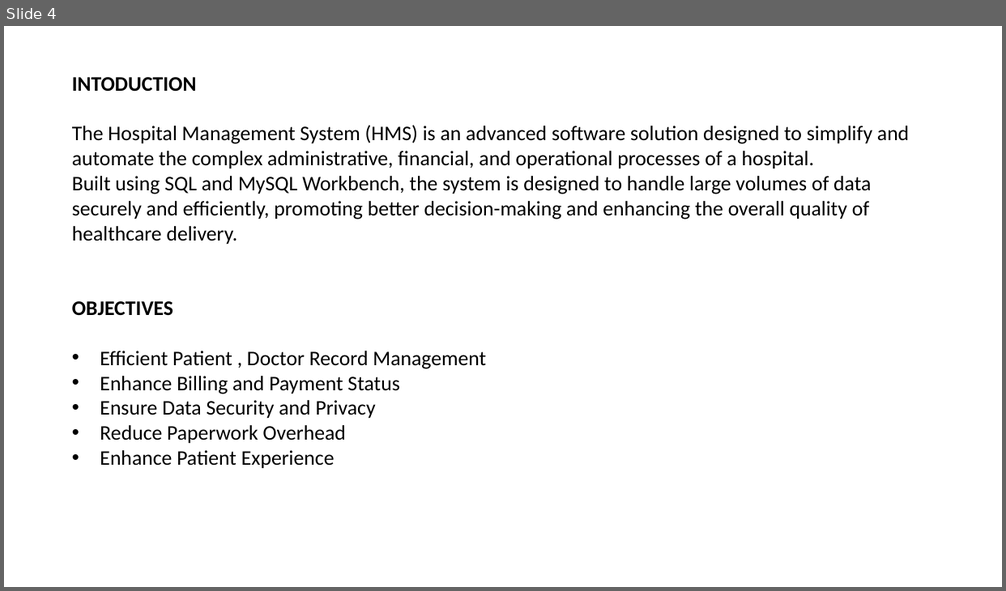
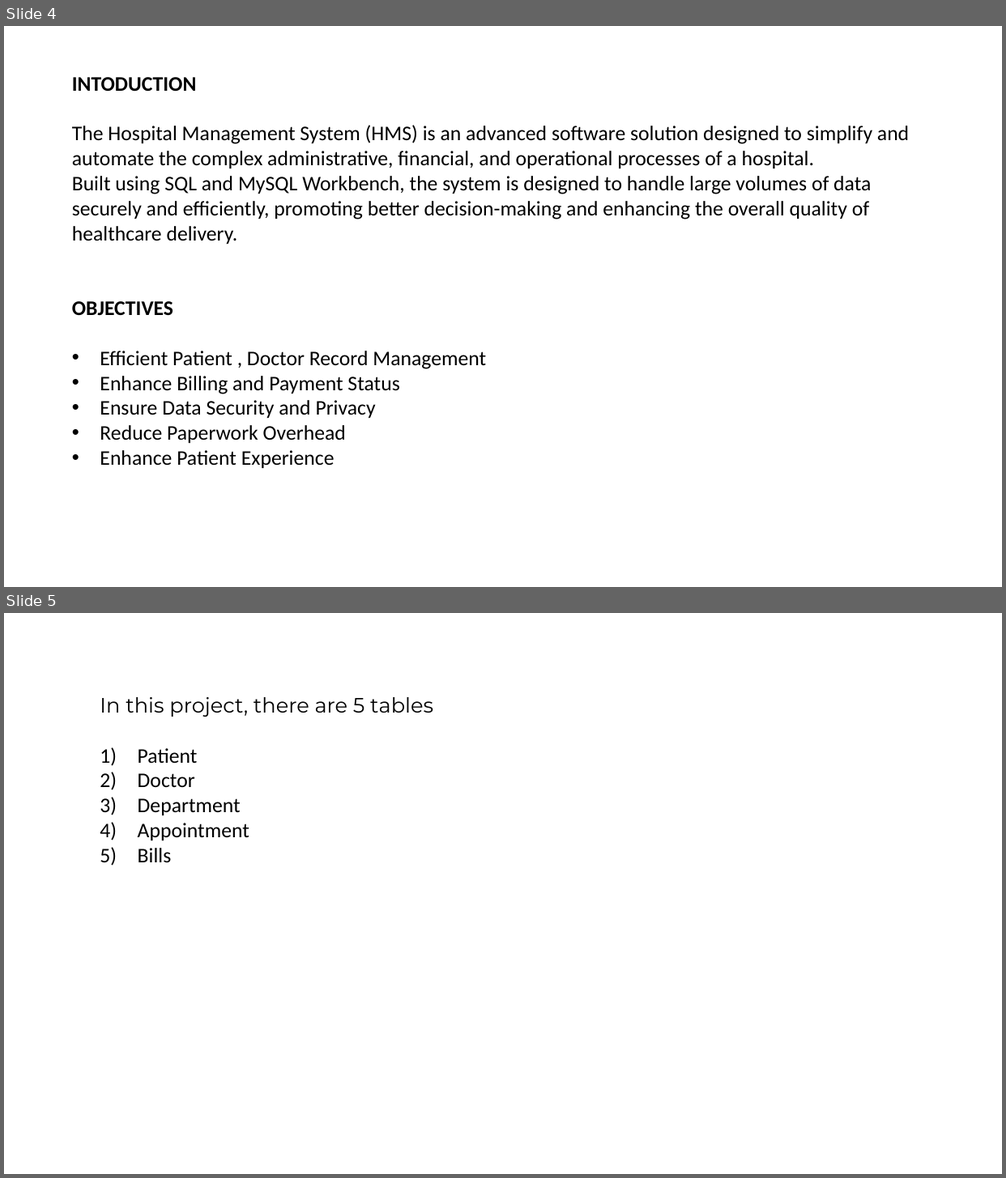
Before and after one commit to barrett28/1_IT-vedant, a slide deck: 4_sql/project''/hospital_management.pptx. Shown one above the other, each under a label of ours: slide 4 before the commit, slides 4 and 5 after it. The pictures are 1006x591 and 1006x1178 pixels, drawn with LibreOffice and Linux fonts; fonts in the diff are those of the drawing; background and template pictures are left out. Boxes give left, top, right and bottom in pixels: in the first picture for what was removed or moved away, otherwise in the second. Text is boxed around its words. In the diff, an @@ line names an element or a change of style, - is before the commit and + after.

```diff
--- a/4_sql/project''/hospital_management.pptx
+++ b/4_sql/project''/hospital_management.pptx
@@ slide 5 added at (x1=4, y1=613, x2=1002, y2=1174), background picture (left out) @@
@@ text added at (x1=100, y1=697, x2=433, y2=862), 20 pt, text #000000 @@
+In this project, there are 5 tables
+1) Patient
+2) Doctor
+3) Department
+4) Appointment
+5) Bills
```
Also in this commit, not shown: 12 other slides added, 1 slide removed, 21 other files.
